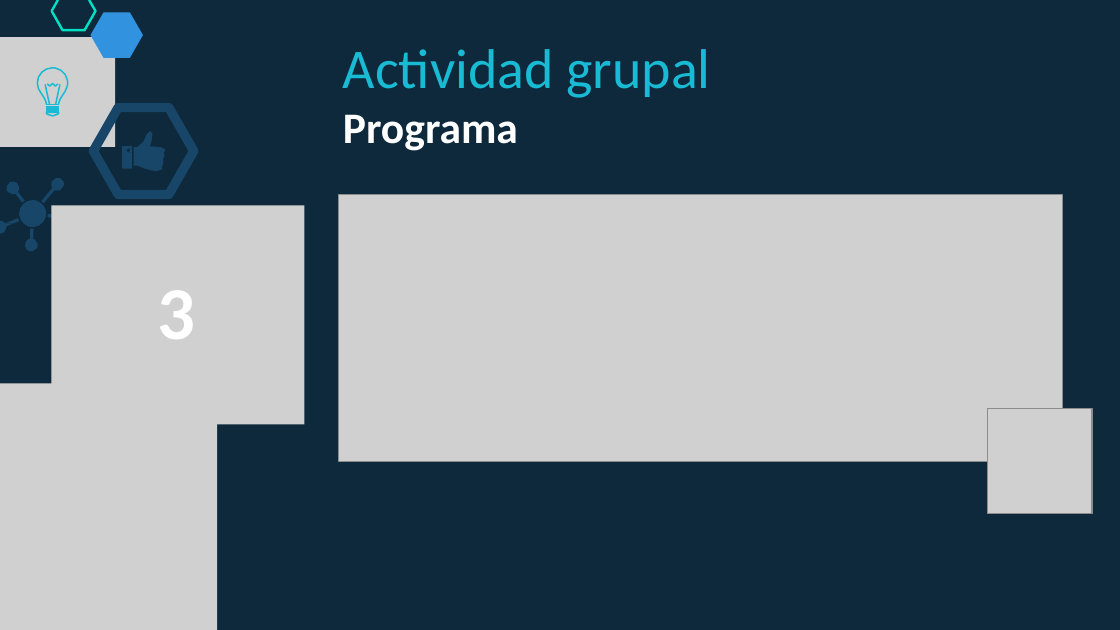
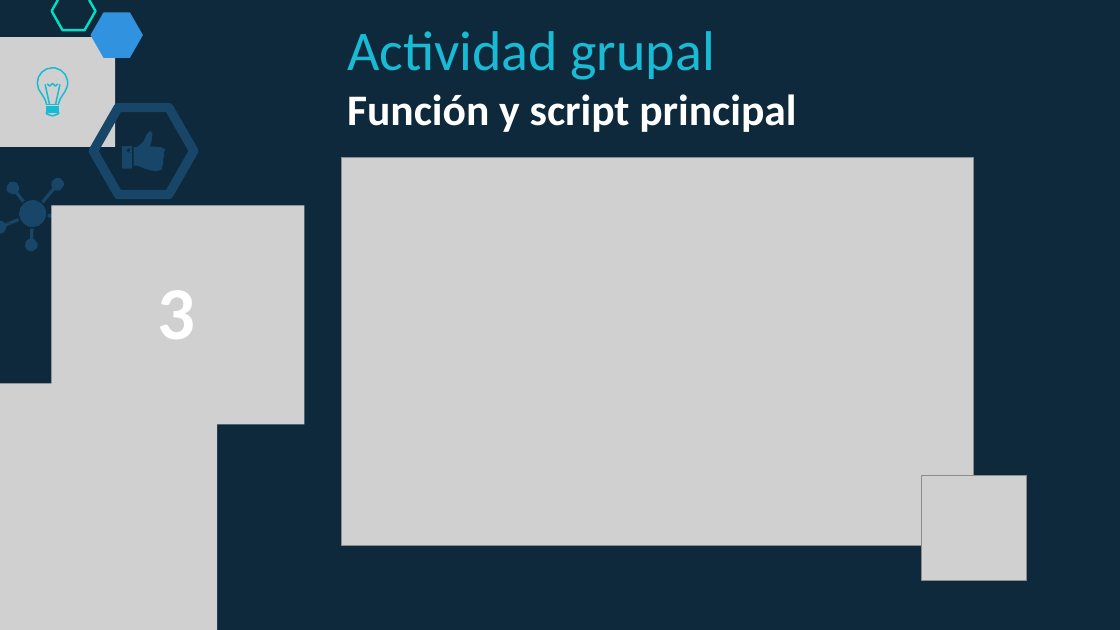
Before and after one commit to lizetheP/PensamientoC, a slide deck: slide 34 of Calendario2019/Presentaciones/Semana3/3_1_While.pptx (slide 33 before the commit). Drawn at 1120x630 pixels with LibreOffice and Linux fonts; fonts in the diff are those of the drawing; grey boxes stand for pictures. Boxes give left, top, right and bottom in pixels: in the first picture for what was removed or moved away, otherwise in the second. Text is boxed around its words. In the diff, an @@ line names an element or a change of style, - is before the commit and + after.

```diff
--- a/Calendario2019/Presentaciones/Semana3/3_1_While.pptx
+++ b/Calendario2019/Presentaciones/Semana3/3_1_While.pptx
@@ text "Actividad grupal": place and size @@
-text "Actividad grupal" at box(343, 49, 711, 151)
+text "Actividad grupal" at box(347, 31, 796, 132)
@@ text at box(347, 94, 796, 132): text changed @@
-Programa
+Función y script principal
@@ picture: place and size @@
-picture at box(338, 195, 1062, 461)
+picture at box(342, 158, 974, 547)
@@ picture: place and size @@
-picture at box(988, 409, 1093, 514)
+picture at box(922, 476, 1027, 581)
```
Also in this commit, not shown: 9 other slides changed, 2 slides added, 4 other files.
